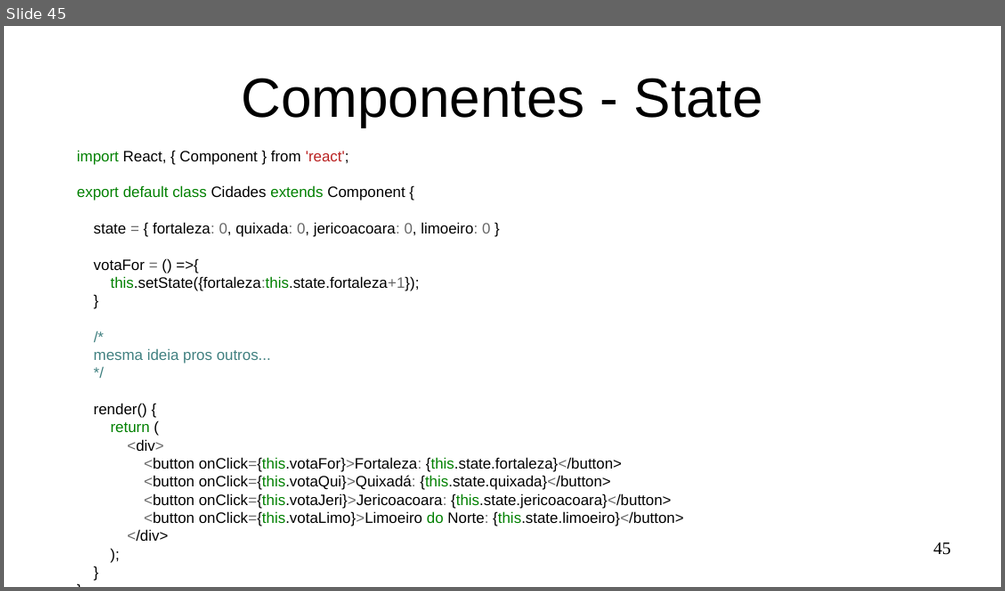
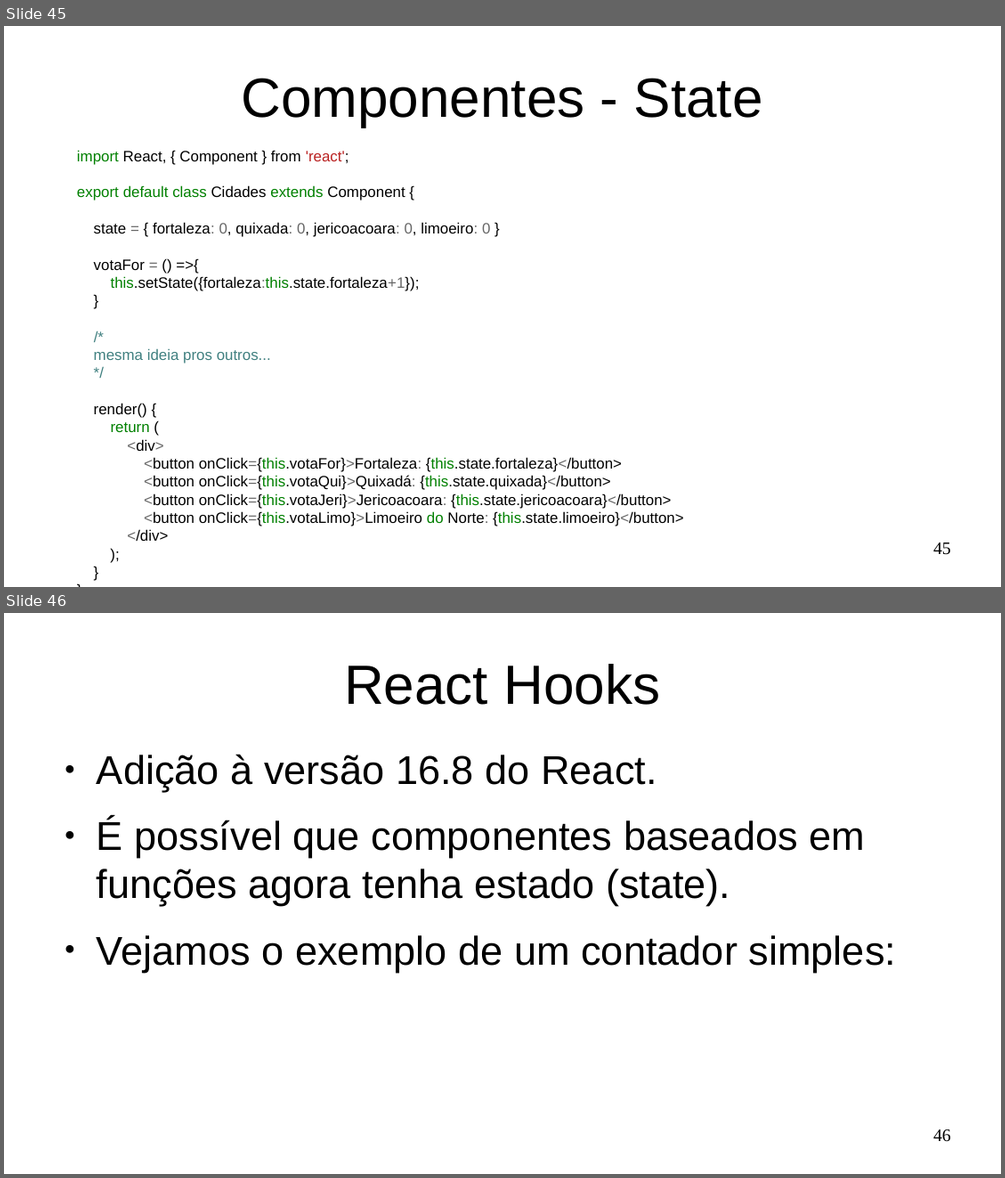
Before and after one commit to Marques-Dev/WEB_2020-1, a slide deck: SLIDES/aula01.odp. Shown one above the other, each under a label of ours: slide 45 before the commit, slides 45 and 46 after it. The pictures are 1005x591 and 1005x1178 pixels, drawn with LibreOffice and Linux fonts; fonts in the diff are those of the drawing. Boxes give left, top, right and bottom in pixels: in the first picture for what was removed or moved away, otherwise in the second. Text is boxed around its words. In the diff, an @@ line names an element or a change of style, - is before the commit and + after.

Commit message:
React hooks

```diff
--- a/SLIDES/aula01.odp
+++ b/SLIDES/aula01.odp
@@ slide 46 added at (4,613,1001,1174), background #FFFFFF @@
@@ title added at (344,664,660,705), 44 pt, text #000000 @@
+React Hooks
@@ text added at (97,754,897,972), 32 pt, text #000000 @@
+● Adição à versão 16.8 do React.
+● É possível que componentes baseados em funções agora tenha estado (state).
+● Vejamos o exemplo de um contador simples:
@@ page number added at (933,1129,951,1142), 14 pt, text #000000 @@
+46
```
Also in this commit, not shown: 5 other slides added, 1 slide removed, 2 other files.
